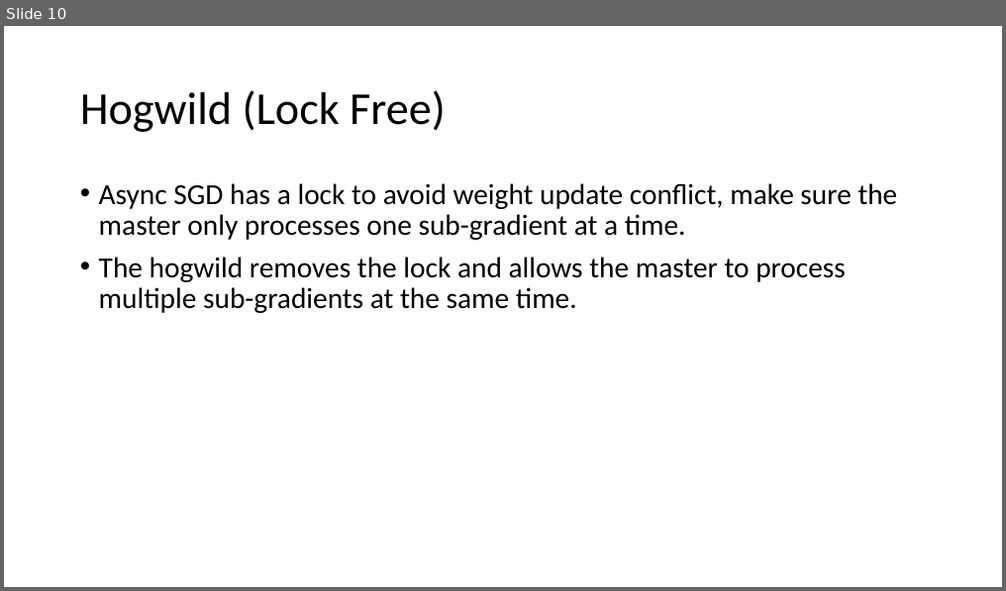
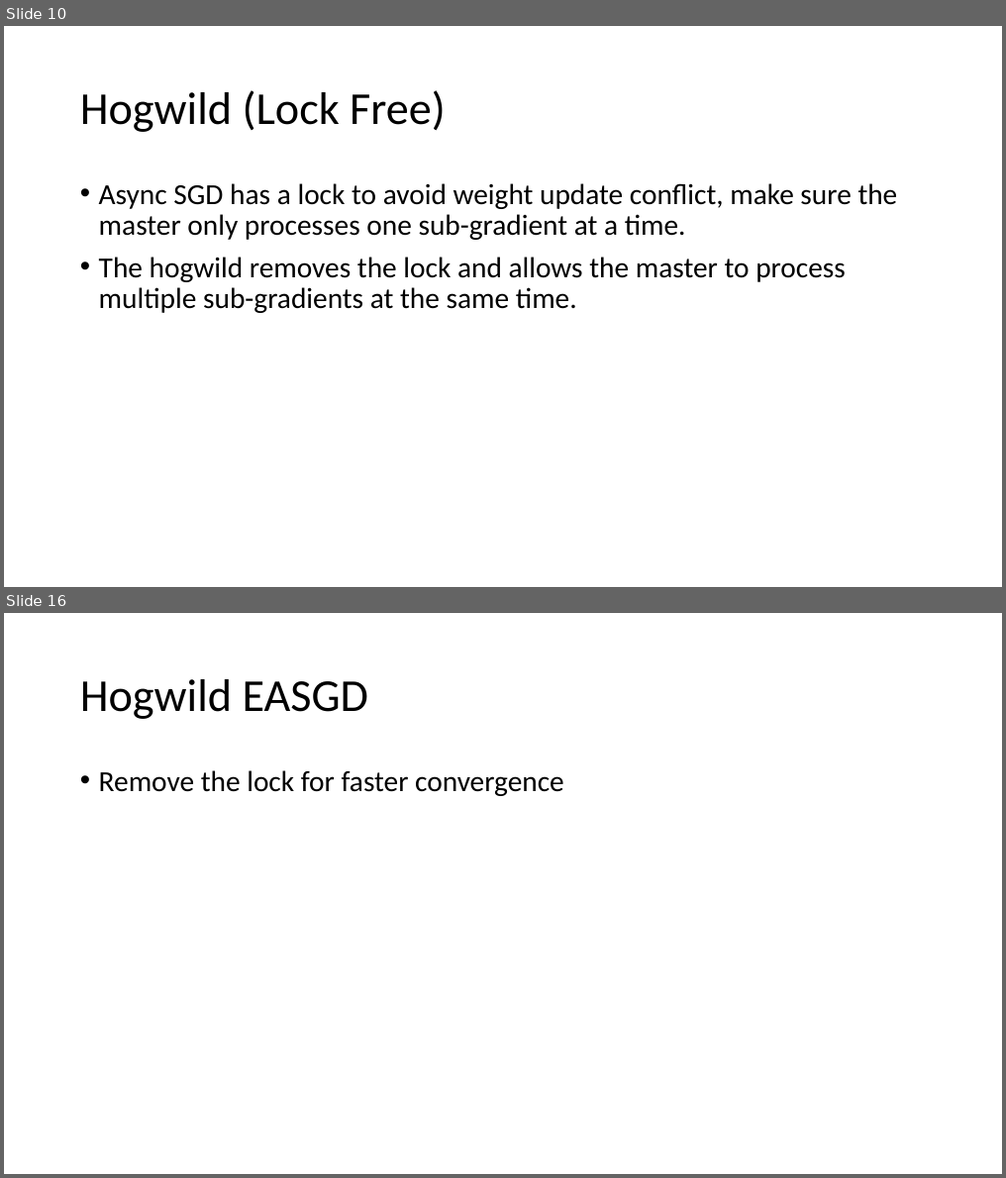
Before and after one commit to douxiaotian/archipapers, a slide deck: sdl on gpu.pptx. Shown one above the other, each under a label of ours: slide 10 before the commit, slides 10 and 16 after it; the slides between them are not shown. The pictures are 1006x591 and 1006x1178 pixels, drawn with LibreOffice and Linux fonts; fonts in the diff are those of the drawing. Boxes give left, top, right and bottom in pixels: in the first picture for what was removed or moved away, otherwise in the second. Text is boxed around its words. In the diff, an @@ line names an element or a change of style, - is before the commit and + after.

```diff
--- a/sdl on gpu.pptx
+++ b/sdl on gpu.pptx
@@ slide 16 added at <box>4,613,1002,1174</box>, background #FFFFFF @@
@@ title added at <box>80,679,368,719</box>, 44 pt, text #000000 @@
+Hogwild EASGD
@@ text added at <box>99,770,564,796</box>, 28 pt, text #000000 @@
+• Remove the lock for faster convergence
```
Also in this commit, not shown: 2 slides changed, 7 other slides added, 2 slides removed.
